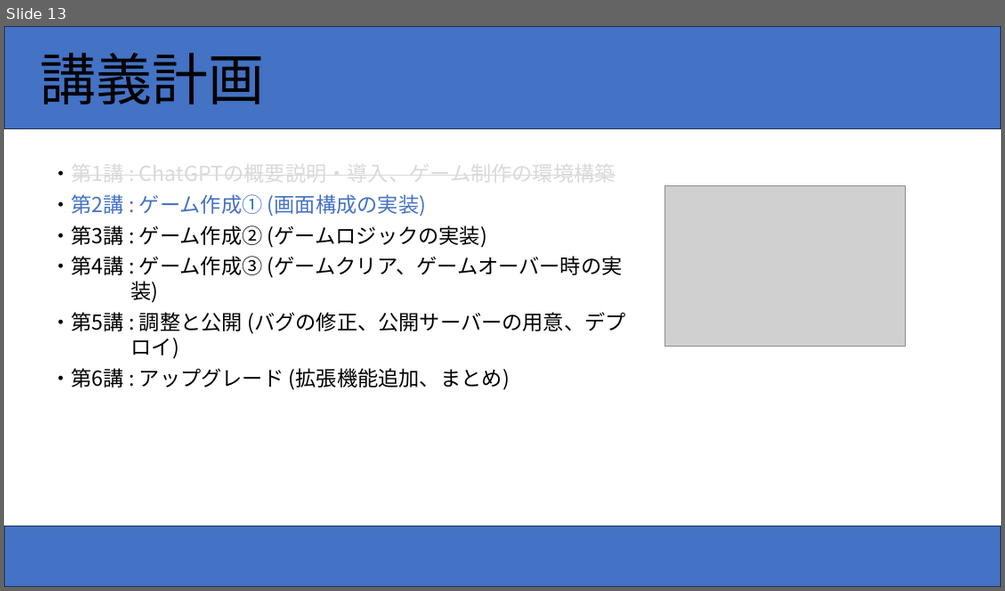
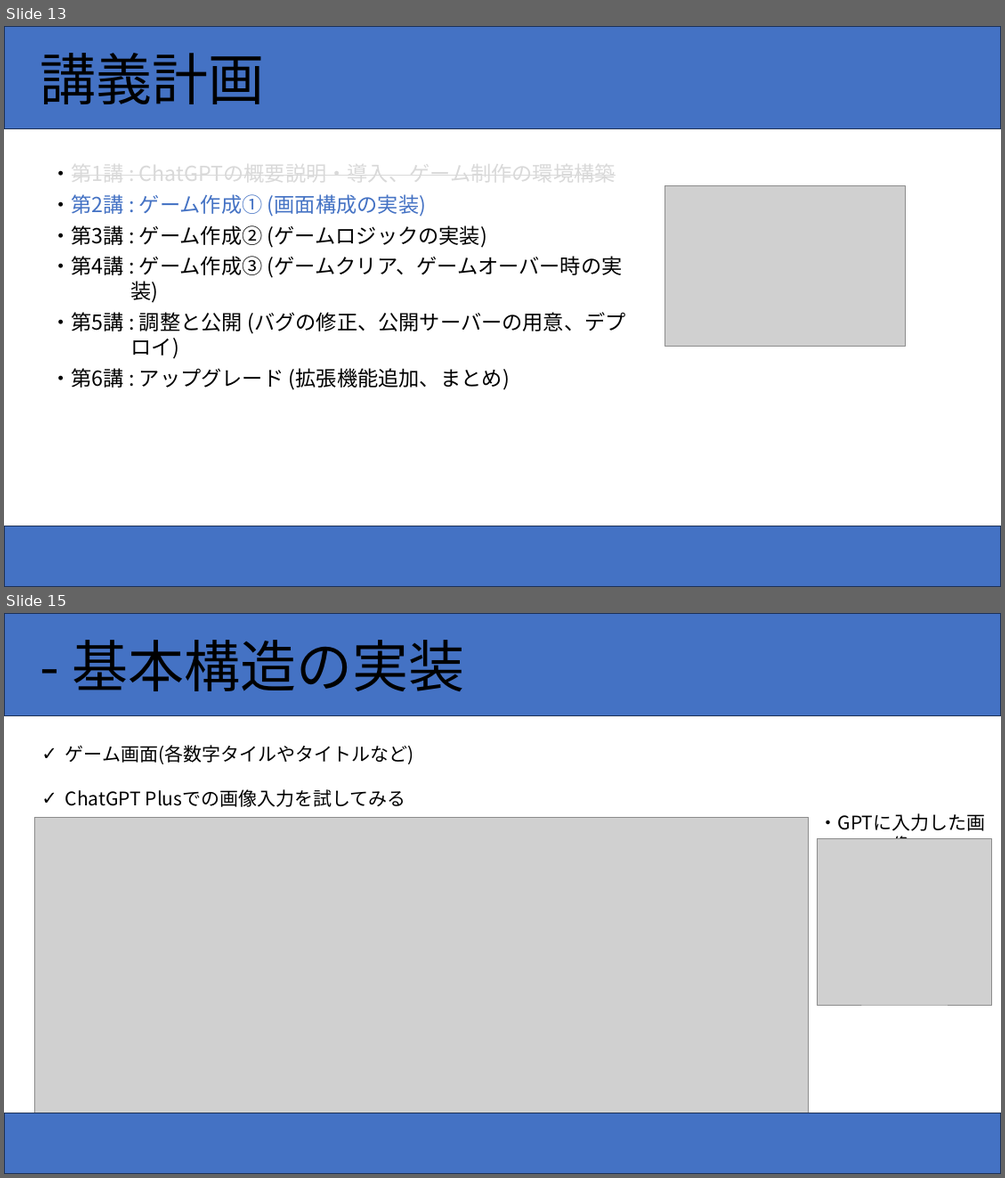
Before and after one commit to RintaroooTobita/2048chatgpt, a slide deck: ChatGPTを用いてゲームを作ろう！.pptx. Shown one above the other, each under a label of ours: slide 13 before the commit, slides 13 and 15 after it; the slides between them are not shown. The pictures are 1005x591 and 1005x1178 pixels, drawn with LibreOffice and Linux fonts; fonts in the diff are those of the drawing; grey boxes stand for pictures. Boxes give left, top, right and bottom in pixels: in the first picture for what was removed or moved away, otherwise in the second. Text is boxed around its words. In the diff, an @@ line names an element or a change of style, - is before the commit and + after.

```diff
--- a/ChatGPTを用いてゲームを作ろう！.pptx
+++ b/ChatGPTを用いてゲームを作ろう！.pptx
@@ slide 15 added at (4, 613, 1001, 1174), background #FFFFFF @@
@@ rectangle added at (4, 613, 1001, 716), fill #4472C4, outline #1E3256 1 pt, 54 pt, text #000000 @@
+- 基本構造の実装
@@ text added at (65, 745, 414, 807), 18 pt, text #000000 @@
+✓ ゲーム画面(各数字タイルやタイトルなど)
+✓ ChatGPT Plusでの画像入力を試してみる
@@ picture added at (34, 817, 809, 1128) @@
@@ text added at (819, 813, 986, 831), 18 pt, text #000000 @@
+・GPTに入力した画像
@@ picture added at (817, 839, 992, 1005) @@
@@ rectangle added at (4, 1113, 1001, 1174), fill #4472C4, outline #1E3256 1 pt @@
```
Also in this commit, not shown: 2 slides changed, 13 other slides added.
